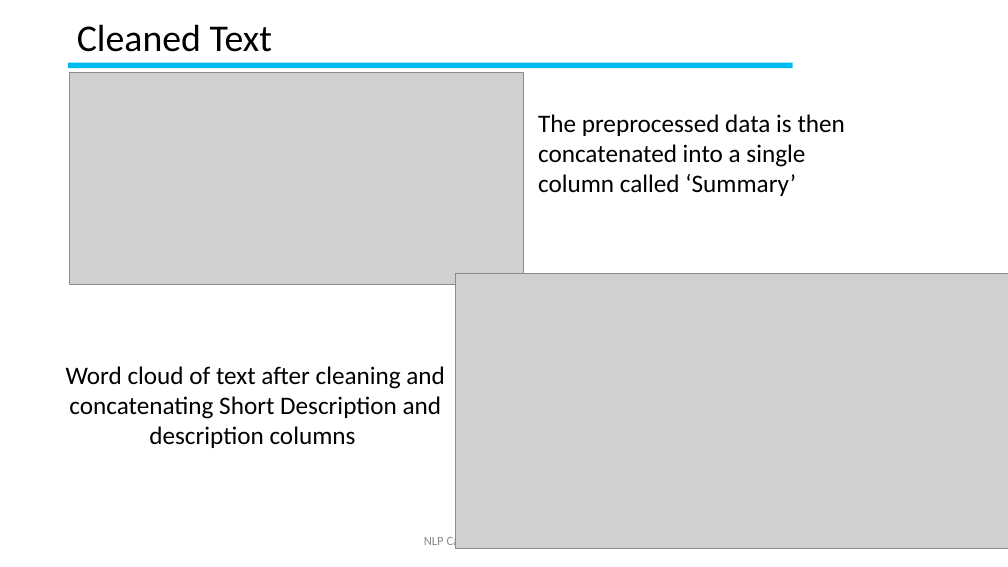
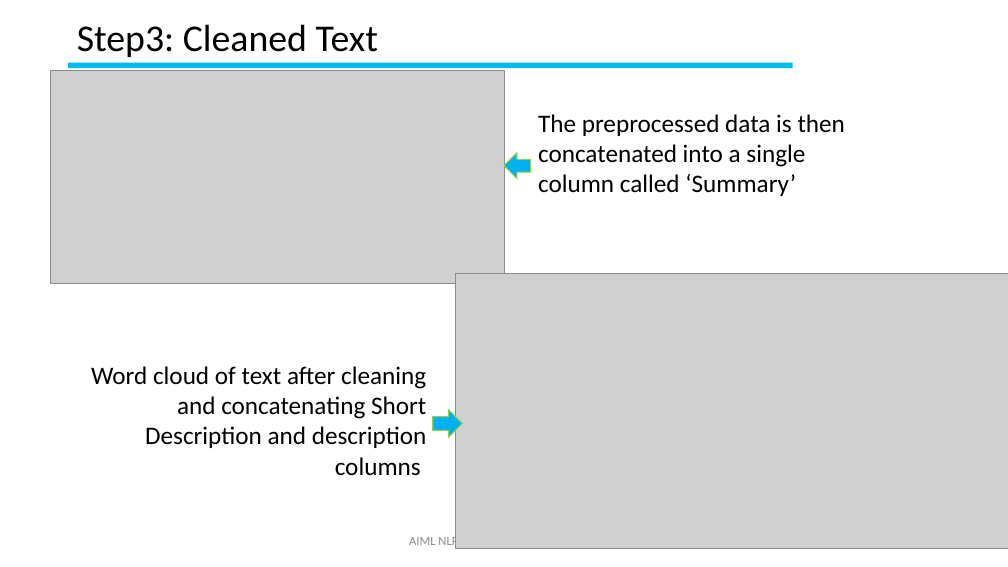
Before and after one commit to GLNLPGroup3/Capstone, a slide deck: slide 11 of Natural Language Processing (NLP) Application Capstone.pptx (slide 10 before the commit). Drawn at 1008x567 pixels with LibreOffice and Linux fonts; fonts in the diff are those of the drawing; grey boxes stand for pictures; background and template pictures are left out. Boxes give left, top, right and bottom in pixels: in the first picture for what was removed or moved away, otherwise in the second. Text is boxed around its words. In the diff, an @@ line names an element or a change of style, - is before the commit and + after.

```diff
--- a/Natural Language Processing (NLP) Application Capstone.pptx
+++ b/Natural Language Processing (NLP) Application Capstone.pptx
@@ title at <box>77,24,378,57</box>: text changed @@
-Cleaned Text
+Step3: Cleaned Text
@@ picture: place and size @@
-picture at <box>70,72,523,284</box>
+picture at <box>51,70,504,283</box>
@@ left arrow added at <box>504,153,531,178</box>, fill #00B0F0, outline #92D050 1 pt @@
@@ text "Word cloud of text after ..." at <box>91,366,427,476</box>: alignment centre to right @@
@@ right arrow added at <box>433,410,462,437</box>, fill #00B0F0, outline #92D050 1 pt @@
@@ text at <box>409,535,598,549</box>: text changed @@
-NLP Capstone Project - Group 3
+AIML NLP Capstone Project - Group 3
```
Also in this commit, not shown: 9 other slides changed, 18 slides added.
